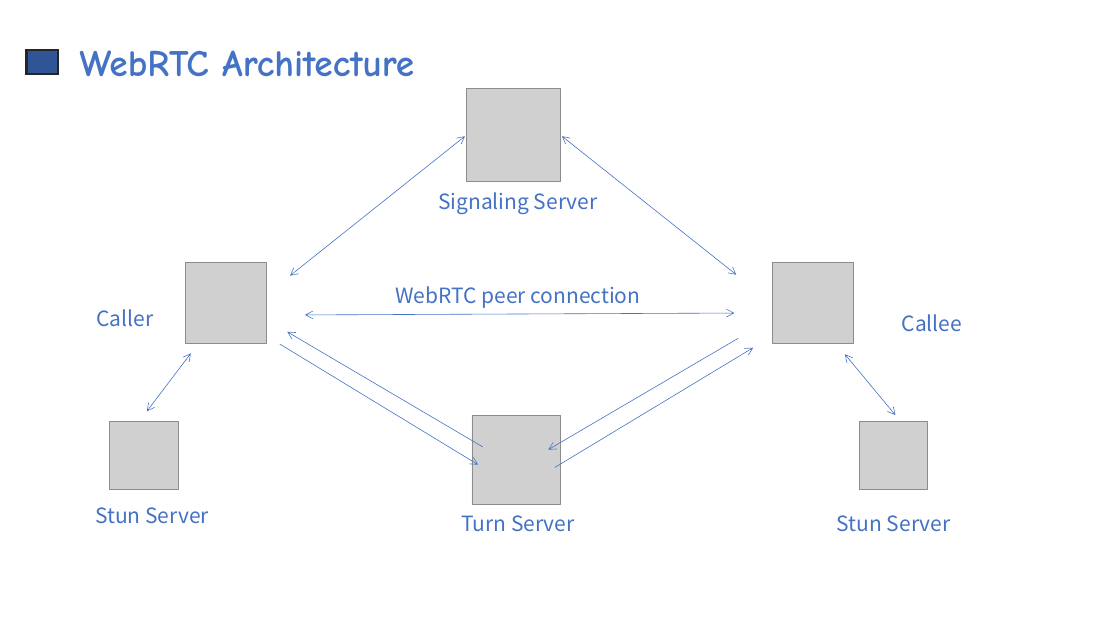
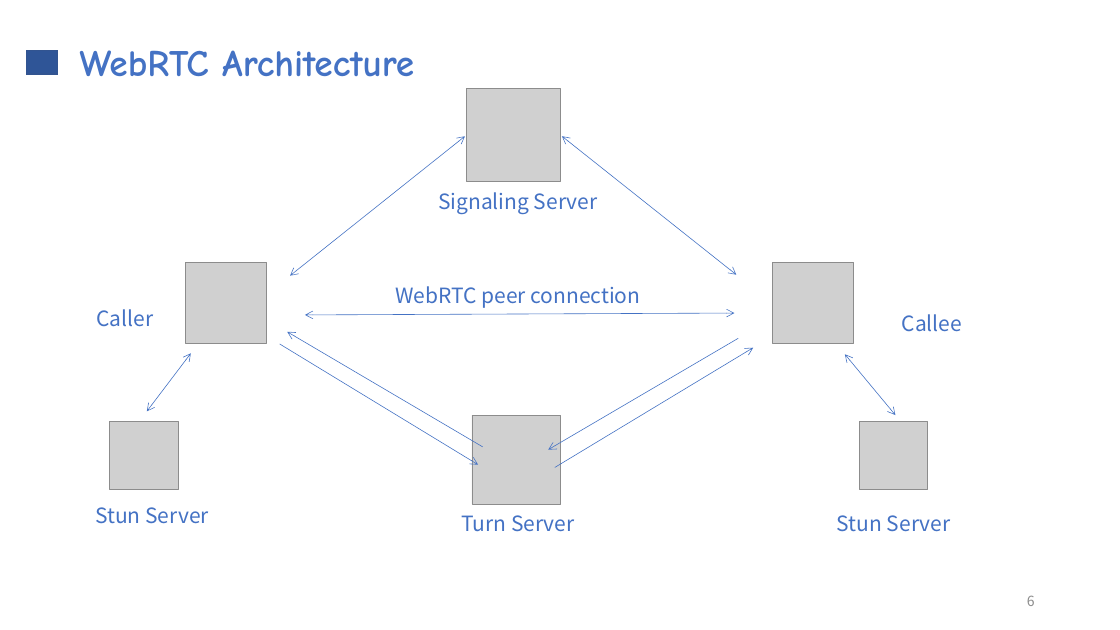
Before and after one commit to hninhnin95/webrtc-skyway, a slide deck: slide 6 of doc/勉強会_WebRTC_SkyWay.pptx. Drawn at 1120x630 pixels with LibreOffice and Linux fonts; fonts in the diff are those of the drawing; grey boxes stand for pictures. Boxes give left, top, right and bottom in pixels: in the first picture for what was removed or moved away, otherwise in the second. Text is boxed around its words. In the diff, an @@ line names an element or a change of style, - is before the commit and + after.

```diff
--- a/doc/勉強会_WebRTC_SkyWay.pptx
+++ b/doc/勉強会_WebRTC_SkyWay.pptx
@@ rectangle at (27,50,58,74): outline #262626 2.25 pt to #325491 1 pt @@
@@ page number added at (1027,595,1035,606), 12 pt, text #8C8C8C @@
+6
```
Also in this commit, not shown: 12 other slides changed.
